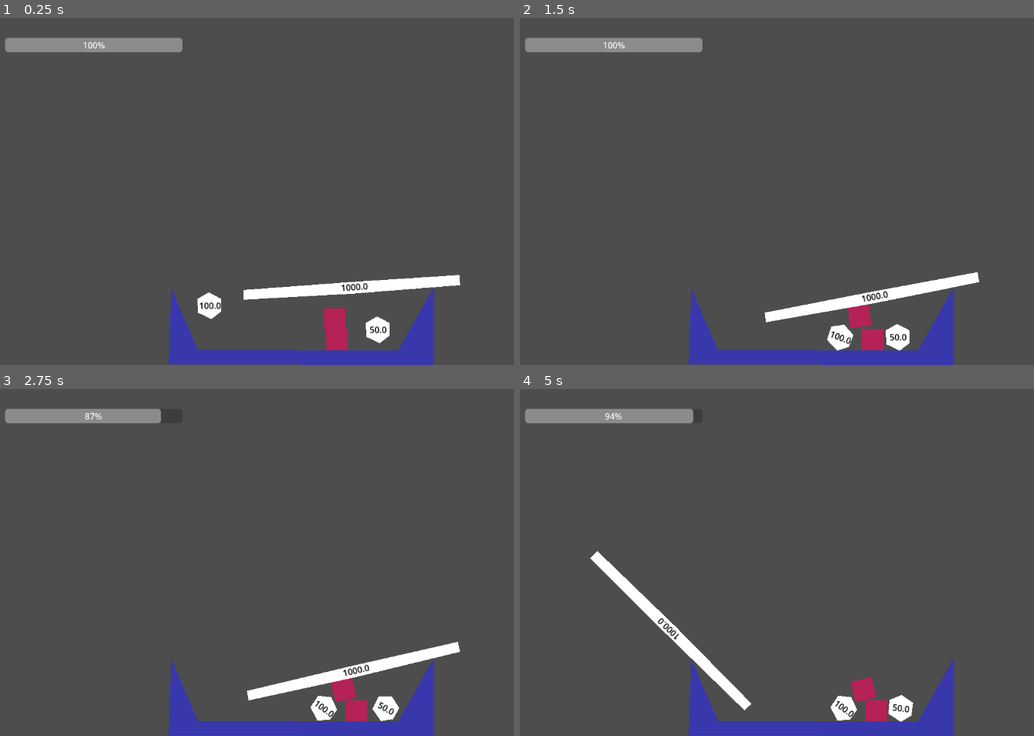
Above: before the commit, frames 1-4 (two rows, left to right).
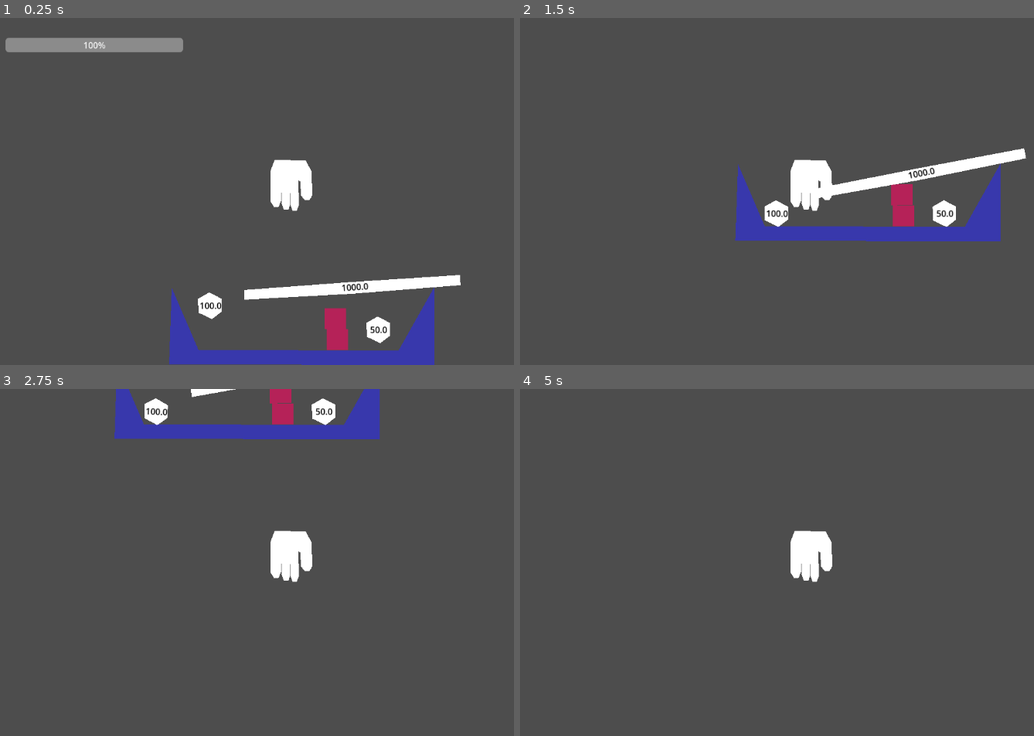
Above: after the commit, the same moments.

Repository: dhdorr/LD57-Depths
Game: Godot game, scene res://Scenes/test_world_1.tscn
Two runs of this game, one before a commit and one after it. Both use one fixed random seed, a clock stepped at 60 frames per second and the inputs below.
Inputs (mouse positions are in pixels of both pictures, inside the frame that each line leads up to):
- Up to frame 1 (0.25 s): no input
- Up to frame 2 (1.5 s): move the mouse to (730, 337) at 0.52 s; press the mouse at (730, 337) at 0.53 s; move the mouse to (895, 337) at 1.27 s; release the mouse at (895, 337) at 1.28 s; click (895, 337) at 1.35 s
- Up to frame 3 (2.75 s): move the mouse to (354, 670) at 2.02 s; press the mouse at (354, 670) at 2.03 s
- Up to frame 4 (5 s): move the mouse to (777, 631) at 2.77 s; release the mouse at (777, 631) at 2.78 s; click (777, 631) at 2.85 s; move the mouse to (998, 614) at 3.52 s; press the mouse at (998, 614) at 3.53 s; tap Escape (escape_mouse, bound only after the commit) at 4.15 s; move the mouse to (622, 510) at 4.27 s; release the mouse at (622, 510) at 4.28 s; click (622, 510) at 4.35 s

The runs differ from the first frame. In frame 1, 1.5% of the frame differs, in the area x 0-90%, y 6-100%; in frame 2, 14%, in the area x 0-99%, y 5-100%; in frame 3, 12%; in frame 4, 8.1%.
Error after the commit: Invalid access to property or key 'position' on a base object of type 'Nil'. (res://Scripts/player.gd:61)

Commit message:
picking and steering

Diff:
--- /dev/null
+++ b/ld57-deep-pockets/Scenes/player.tscn
@@ -0,0 +1,26 @@
+[gd_scene load_steps=3 format=3 uid="uid://rxkyxiyxkq0x"]
+
+[ext_resource type="Script" uid="uid://cw8vx34ocoss8" path="res://Scripts/player.gd" id="1_v0iea"]
+
+[sub_resource type="CircleShape2D" id="CircleShape2D_brd3p"]
+radius = 30.0
+
+[node name="Player" type="Node2D"]
+z_index = -1
+script = ExtResource("1_v0iea")
+
+[node name="CameraMarker" type="Marker2D" parent="."]
+
+[node name="Camera2D" type="Camera2D" parent="CameraMarker"]
+drag_top_margin = 0.8
+drag_bottom_margin = 0.9
+
+[node name="Polygon2D2" type="Polygon2D" parent="."]
+position = Vector2(8, 5)
+scale = Vector2(1, 1.10465)
+polygon = PackedVector2Array(-37, -58, -45, -39, -45, 12, -38, 22, -30, 22, -25, 11, -25, -21, -24, 16, -20, 26, -11, 26, -8, 16, -8, -23, -7, 19, -4, 28, 4, 28, 8, 19, 7, -24, 11, -21, 12, 2, 19, 10, 28, 10, 33, 2, 32, -38, 21, -57)
+
+[node name="PickerArea" type="Area2D" parent="."]
+
+[node name="CollisionShape2D" type="CollisionShape2D" parent="PickerArea"]
+shape = SubResource("CircleShape2D_brd3p")
--- a/ld57-deep-pockets/Scenes/test_world_1.tscn
+++ b/ld57-deep-pockets/Scenes/test_world_1.tscn
@@ -1,8 +1,9 @@
-[gd_scene load_steps=5 format=3 uid="uid://s6cm15bs64ts"]
+[gd_scene load_steps=6 format=3 uid="uid://s6cm15bs64ts"]
 
 [ext_resource type="PackedScene" uid="uid://lpiibsn5rwvf" path="res://Scenes/pickable_object.tscn" id="1_n11vw"]
 [ext_resource type="Script" uid="uid://ddjn4jbqo4lib" path="res://Scripts/ui.gd" id="2_n11vw"]
 [ext_resource type="PackedScene" uid="uid://bypm6yvavsty5" path="res://Scenes/long_pickable_object.tscn" id="4_lilgb"]
+[ext_resource type="PackedScene" uid="uid://rxkyxiyxkq0x" path="res://Scenes/player.tscn" id="4_t5ryf"]
 
 [sub_resource type="RectangleShape2D" id="RectangleShape2D_jveei"]
 size = Vector2(40, 40)
@@ -56,6 +57,7 @@
 offset_right = 40.0
 offset_bottom = 40.0
 script = ExtResource("2_n11vw")
+metadata/_edit_use_anchors_ = true
 
 [node name="ProgressBar" type="ProgressBar" parent="UI"]
 layout_mode = 0
@@ -64,6 +66,10 @@
 offset_right = 375.0
 offset_bottom = 64.0
 value = 100.0
+metadata/_edit_use_anchors_ = true
 
 [node name="RigidBody2D4" parent="." instance=ExtResource("4_lilgb")]
 position = Vector2(690, 481)
+
+[node name="Player" parent="." instance=ExtResource("4_t5ryf")]
+position = Vector2(575, 324)
--- a/ld57-deep-pockets/Scenes/world_1.tscn
+++ b/ld57-deep-pockets/Scenes/world_1.tscn
@@ -1,3 +1,48 @@
-[gd_scene format=3 uid="uid://dv4gpqcijehjb"]
+[gd_scene load_steps=3 format=3 uid="uid://dv4gpqcijehjb"]
+
+[ext_resource type="PackedScene" uid="uid://rxkyxiyxkq0x" path="res://Scenes/player.tscn" id="1_brd3p"]
+[ext_resource type="Texture2D" uid="uid://dup44hugwh0c0" path="res://icon.svg" id="1_nsk3r"]
 
 [node name="World_1" type="Node2D"]
+
+[node name="Player" parent="." instance=ExtResource("1_brd3p")]
+
+[node name="Icon" type="Sprite2D" parent="."]
+position = Vector2(-198, 209)
+texture = ExtResource("1_nsk3r")
+
+[node name="Icon2" type="Sprite2D" parent="."]
+position = Vector2(250, -183)
+texture = ExtResource("1_nsk3r")
+
+[node name="Icon3" type="Sprite2D" parent="."]
+position = Vector2(-267, -521)
+texture = ExtResource("1_nsk3r")
+
+[node name="Icon4" type="Sprite2D" parent="."]
+position = Vector2(251, -767)
+texture = ExtResource("1_nsk3r")
+
+[node name="Icon5" type="Sprite2D" parent="."]
+position = Vector2(216, 492)
+texture = ExtResource("1_nsk3r")
+
+[node name="Icon6" type="Sprite2D" parent="."]
+position = Vector2(-254, 835)
+texture = ExtResource("1_nsk3r")
+
+[node name="Icon7" type="Sprite2D" parent="."]
+position = Vector2(-849, -164)
+texture = ExtResource("1_nsk3r")
+
+[node name="Icon8" type="Sprite2D" parent="."]
+position = Vector2(958, 220)
+texture = ExtResource("1_nsk3r")
+
+[node name="StaticBody2D" type="StaticBody2D" parent="."]
+
+[node name="Polygon2D" type="Polygon2D" parent="StaticBody2D"]
+polygon = PackedVector2Array(-1387, -1068, -1175, -1056, 1381, -1239, 1381, 1811, -1163, 1795, -1175, -1045, -1383, -1053, -1383, 1921, 1628, 1917, 1594, -1364, -1395, -1341)
+
+[node name="CollisionPolygon2D" type="CollisionPolygon2D" parent="StaticBody2D"]
+polygon = PackedVector2Array(-1175, -1060, -1380, -1068, -1399, -1349, 1594, -1364, 1628, 1913, -1406, 1917, -1391, -1034, -1175, -1030, -1159, 1784, 1381, 1807, 1374, -1216)
--- a/ld57-deep-pockets/Scripts/pickable.gd
+++ b/ld57-deep-pockets/Scripts/pickable.gd
@@ -1,5 +1,6 @@
 extends RigidBody2D
 @onready var progress_bar: ProgressBar = $"../UI/ProgressBar"
+@onready var ui: UI = $"../UI"
 
 var StateGrabbed = false
 
@@ -20,45 +21,23 @@
 
 
 func _physics_process(delta: float) -> void:
-	if StateGrabbed:
-		var distance2 = self.position.distance_squared_to(get_viewport().get_mouse_position())
-		var distance1 = self.position.distance_to(get_viewport().get_mouse_position())
-		var direction = self.position.direction_to(get_viewport().get_mouse_position())
-		var collision = self.move_and_collide(direction * distance1 * delta, true)
+	pass
+	#if StateGrabbed:
+		#var distance2 = self.position.distance_squared_to(get_viewport().get_mouse_position())
+		#var distance1 = self.position.distance_to(get_viewport().get_mouse_position())
+		#var direction = self.position.direction_to(get_viewport().get_mouse_position())
+		#var collision = self.move_and_collide(direction * distance1 * delta, true)
+		#
+		##self.move_and_collide(direction * distance1 / 20)
+		#
+		#self.linear_velocity = direction * distance2 * 2 * delta
+		#
+		#var weight = 0.0
+		#if collision:
+			#weight = Calculate_Weight(collision)
+		#
+		#ui.Consume_Stamina(weight, self.mass)
 
-		#self.move_and_collide(direction * distance1 / 20)
-
-		self.linear_velocity = direction * distance2 * 2 * delta
-
-		var weight = 0.0
-		if collision:
-			for b in self.get_colliding_bodies():
-
-				if b.is_in_group("obj"):
-					var t = b as RigidBody2D
-					print(collision.get_normal())
-					print("prechange vel: ", self.linear_velocity)
-					if collision.get_normal().y > 0:
-						weight += t.mass * collision.get_normal().y
-
-
-		#print("weight: ", weight)
-		var final_weight = mass
-		if weight > 50 && 100 > weight:
-			final_weight = mass + 75
-		elif weight > 100 && 150 > weight:
-			final_weight = mass + 125
-		elif weight > 150 && 200 > weight:
-			final_weight = mass + 175
-		elif weight > 200 && 300 > weight:
-			final_weight = mass + 250
-		elif weight > 300 && 1000 > weight:
-			final_weight = mass + 500
-		#print("final weight: ", final_weight)
-
-		progress_bar.value = progress_bar.value - (final_weight / 50 * delta)
-	else:
-		progress_bar.value = progress_bar.value + (1 * delta)
 
 func _input(event: InputEvent) -> void:
 	if StateGrabbed and event.is_action_released("grab"):
@@ -69,3 +48,16 @@
 		var distance1 = self.position.distance_to(get_viewport().get_mouse_position())
 		var direction = self.position.direction_to(get_viewport().get_mouse_position())
 		self.apply_central_impulse(direction * distance1)
+
+
+func Calculate_Weight(collision: KinematicCollision2D) -> float:
+	var weight = 0.0
+	for b in self.get_colliding_bodies():
+		if b.is_in_group("obj"):
+			var t = b as RigidBody2D
+			print(collision.get_normal())
+			#print("prechange vel: ", self.linear_velocity)
+			if collision.get_normal().y > 0:
+				print("obj on top!")
+				weight += t.mass * collision.get_normal().y
+	return weight
--- /dev/null
+++ b/ld57-deep-pockets/Scripts/player.gd
@@ -0,0 +1,67 @@
+extends Node2D
+
+@onready var picker_area: Area2D = $PickerArea
+var PickedBody : RigidBody2D
+var IsGrabbing = false
+var velocity := Vector2.ZERO
+var max_speed := 300
+
+func _ready() -> void:
+	Input.mouse_mode = Input.MOUSE_MODE_CONFINED
+	#InputEventMouseMotion.relative
+	var v_siz = get_viewport_rect().size
+	print("v_size: ", v_siz)
+
+
+func _physics_process(delta: float) -> void:
+	if Input.is_action_just_pressed("escape_mouse"):
+		Input.mouse_mode = Input.MOUSE_MODE_VISIBLE
+
+	var m_pos = get_viewport().get_mouse_position()
+	var test = (get_viewport_rect().size / 2) - m_pos
+
+	var dist := Vector2.ZERO.distance_to(test)
+	var dir := test.direction_to(Vector2.ZERO)
+
+	if dist < 30:
+		max_speed = 0
+	else:
+		max_speed = 300
+	var desired_velocity := max_speed * dir
+	var steering_vector := desired_velocity - velocity
+	velocity += steering_vector * 10.0 * delta
+	self.position += velocity * delta
+
+
+	if IsGrabbing:
+		var bdir := PickedBody.position.direction_to(picker_area.position)
+		var bdist := PickedBody.position.distance_to(picker_area.position)
+		var bdist2 := PickedBody.position.distance_squared_to(picker_area.position)
+
+		PickedBody.linear_velocity = bdir * bdist2 * delta
+
+
+func _input(event: InputEvent) -> void:
+	if event.is_action_pressed("grab"):
+		var bodies = picker_area.get_overlapping_bodies()
+		for bs in picker_area.get_overlapping_bodies():
+			if bs.is_in_group("obj"):
+				IsGrabbing = true
+				PickedBody = bs
+				PickedBody.reparent(self, true)
+				var dir = PickedBody.position.direction_to(picker_area.position)
+				print("dir to hand: ", dir)
+				var dist = PickedBody.position.distance_to(picker_area.position)
+				print("dist to hand: ", dist)
+				var dist2 = PickedBody.position.distance_squared_to(picker_area.position)
+				PickedBody.linear_velocity = dir * dist2 * get_process_delta_time()
+				break
+	if event.is_action_released("grab"):
+		IsGrabbing = false
+		var dist2 = PickedBody.position.distance_squared_to(picker_area.position)
+		var dist = PickedBody.position.distance_to(picker_area.position)
+		var dir = PickedBody.position.direction_to(picker_area.position)
+		#PickedBody.apply_central_impulse((dir + Vector2.UP) * dist2 * 100 * get_process_delta_time())
+		print(PickedBody.linear_velocity)
+		PickedBody.apply_central_impulse(PickedBody.linear_velocity * 100 * get_process_delta_time())
+		PickedBody.reparent(get_tree().root)
--- a/ld57-deep-pockets/Scripts/ui.gd
+++ b/ld57-deep-pockets/Scripts/ui.gd
@@ -1 +1,19 @@
-extends Control
+class_name UI extends Control
+
+@onready var progress_bar: ProgressBar = $ProgressBar
+
+
+func Consume_Stamina(weight: float, mass: float) -> void:
+	var final_weight = mass
+	if weight > 50 && 100 > weight:
+		final_weight = mass + 75
+	elif weight > 100 && 150 > weight:
+		final_weight = mass + 125
+	elif weight > 150 && 200 > weight:
+		final_weight = mass + 175
+	elif weight > 200 && 300 > weight:
+		final_weight = mass + 250
+	elif weight > 300 && 1000 > weight:
+		final_weight = mass + 500
+
+	progress_bar.value -= final_weight / 50 * get_physics_process_delta_time()
--- a/ld57-deep-pockets/project.godot
+++ b/ld57-deep-pockets/project.godot
@@ -22,3 +22,8 @@
 "events": [Object(InputEventMouseButton,"resource_local_to_scene":false,"resource_name":"","device":-1,"window_id":0,"a …(258 unchanged characters)…
 ]
 }
+escape_mouse={
+"deadzone": 0.2,
+"events": [Object(InputEventKey,"resource_local_to_scene":false,"resource_name":"","device":-1,"window_id":0,"alt_pressed":false,"shift_pressed":false,"ctrl_pressed":false,"meta_pressed":false,"pressed":false,"keycode":0,"physical_keycode":4194305,"key_label":0,"unicode":0,"location":0,"echo":false,"script":null)
+]
+}
Not shown, added: ld57-deep-pockets/Scripts/player.gd.uid
